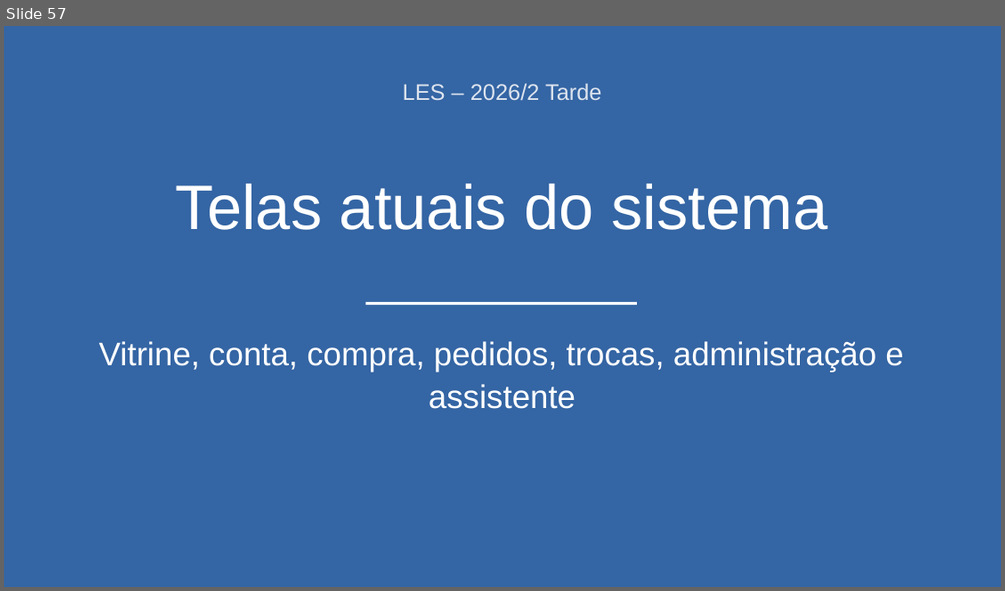
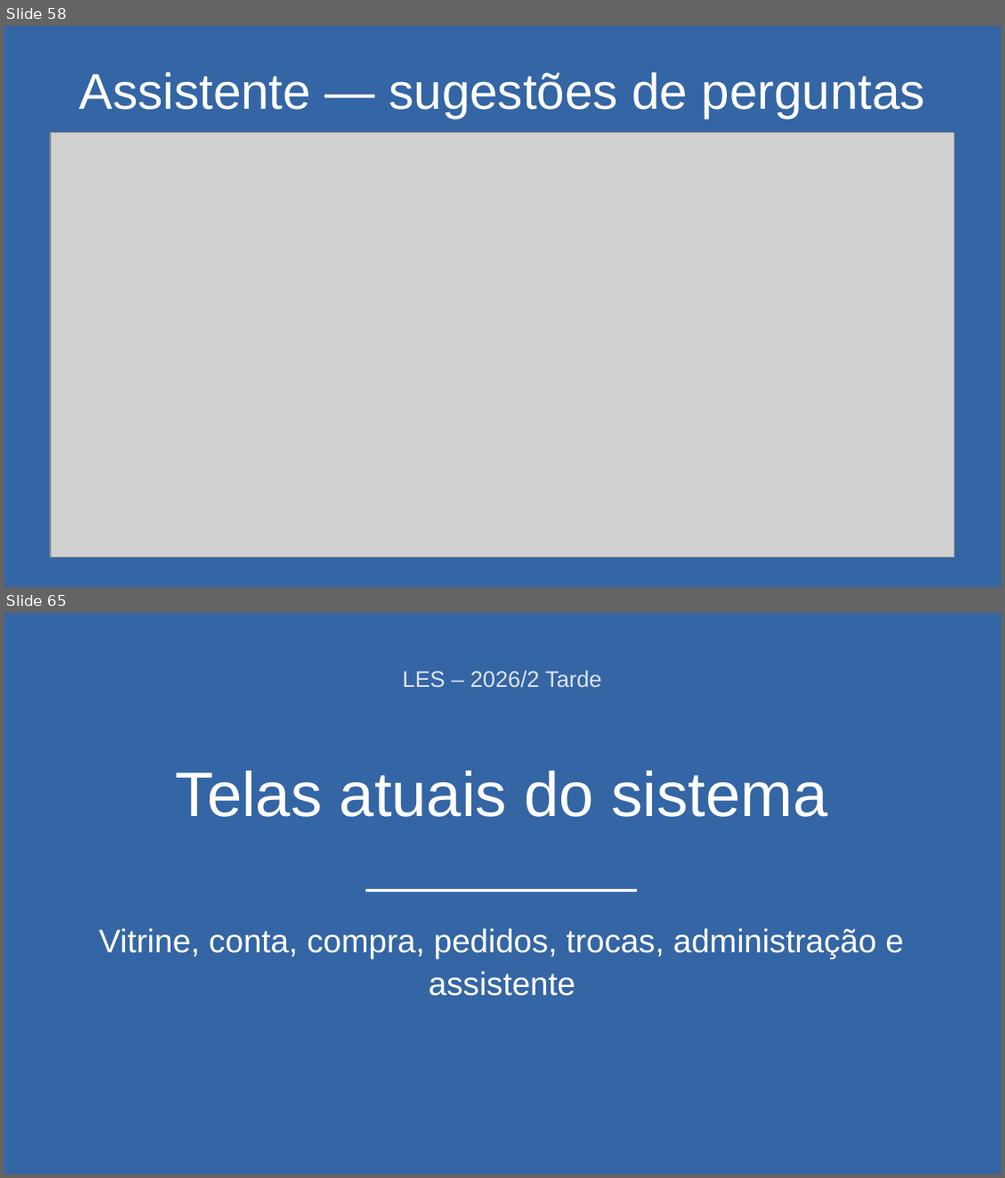
Before and after one commit to matheuskkg/les, a slide deck: docs/entregas/pptxs/24-11/24-11.pptx. Shown one above the other, each under a label of ours: slide 57 before the commit, slides 58 and 65 after it; the slides between them are not shown. The pictures are 1005x591 and 1005x1178 pixels, drawn with LibreOffice and Linux fonts; fonts in the diff are those of the drawing; grey boxes stand for pictures. Boxes give left, top, right and bottom in pixels: in the first picture for what was removed or moved away, otherwise in the second. Text is boxed around its words. In the diff, an @@ line names an element or a change of style, - is before the commit and + after.

```diff
--- a/docs/entregas/pptxs/24-11/24-11.pptx
+++ b/docs/entregas/pptxs/24-11/24-11.pptx
@@ slide 58 added at [4,26,1001,587], background #3465A4 @@
@@ text added at [80,72,925,119], 40 pt, text #FFFFFF @@
+Assistente — sugestões de perguntas
@@ picture added at [50,133,955,557] @@
@@ what was slide 57 is now slide 65 @@
```
Also in this commit, not shown: 12 slides changed, 11 other slides added, 4 slides removed.
